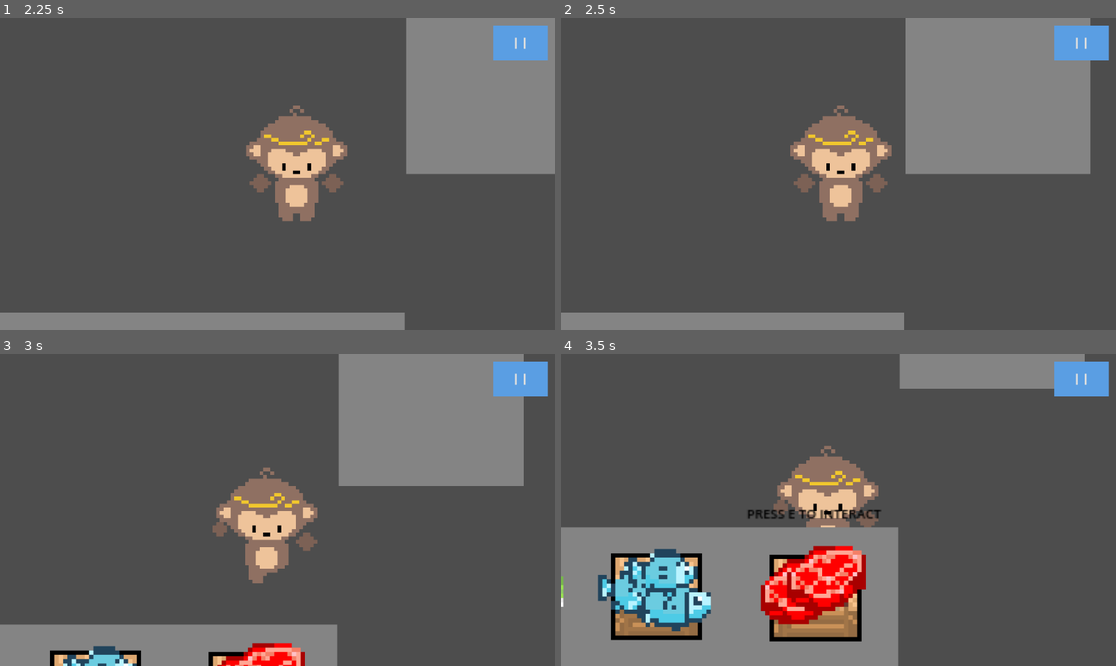
Above: before the commit, frames 1-4 (two rows, left to right).
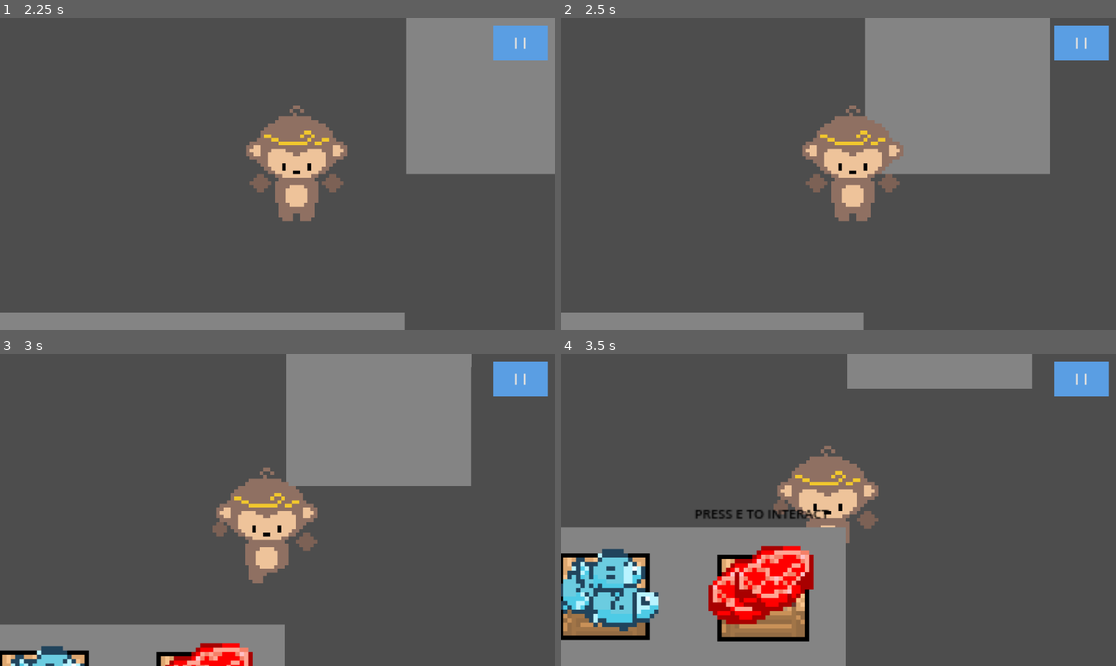
Above: after the commit, the same moments.

Repository: 127333hwy/ONYX-studio
Game: Godot game, scene res://prototype.tscn
Two runs of this game, one before a commit and one after it. Both use one fixed random seed, a clock stepped at 60 frames per second and the inputs below.
Inputs:
- Up to frame 1 (2.25 s): click "I I" at 0.5 s; click "Restart" at 1.25 s; tap Enter at 2 s; hold Right (move_right) from 2.03 s (still down); tap R (drop_item) at 2.1 s
- Up to frame 2 (2.5 s): keep holding Right (move_right); tap E (interact) at 2.3 s
- Up to frame 3 (3 s): release Right (move_right) at 2.78 s; hold Down (move_down) from 2.78 s (still down); tap E (interact) at 2.85 s
- Up to frame 4 (3.5 s): keep holding Down (move_down); tap R (drop_item) at 3.05 s

Frame 1 is identical in both runs. In frame 2, 9.1% of the frame differs, in the area x 41-96%, y 0-100%; in frame 3, 11%; in frame 4, 20%, in the area x 0-95%, y 0-100%.

Commit message:
working on stove

Diff:
--- /dev/null
+++ b/burger.tscn
@@ -0,0 +1,3 @@
+[gd_scene format=3 uid="uid://cboeifha21nvn"]
+
+[node name="Burger" type="Node2D" unique_id=1188037479]
--- a/lettuce.tscn
+++ b/lettuce.tscn
@@ -34,7 +34,6 @@
 [node name="Area2D" type="Area2D" parent="." unique_id=713520]
 
 [node name="CollisionShape2D" type="CollisionShape2D" parent="Area2D" unique_id=181180673]
-visible = false
 position = Vector2(20, -4)
 shape = SubResource("RectangleShape2D_d5cmh")
 
--- a/player.gd
+++ b/player.gd
@@ -76,34 +76,34 @@
 		print("Held item is null")
 		return
 
-	var stove = get_tree().get_first_node_in_group("stove")
-	print("Stove found:", stove)
+	var all_stoves = get_tree().get_nodes_in_group("stove")
+	var closest_stove = null
+	var min_dist = interact_range
 
-	if stove:
+	for stove in all_stoves:
 		var dist = global_position.distance_to(stove.global_position)
-		print("Distance to stove:", dist)
+		if dist < min_dist:
+			min_dist = dist
+			closest_stove = stove
 
-		if dist < interact_range:
+	if closest_stove:
 			print("Close enough → putting in stove")
-			put_in_stove(stove)
-		else:
+			put_in_stove(closest_stove)
+	else:
 			print("Too far → dropping")
 			drop_on_floor()
-	else:
-		print("No stove found → dropping")
-		drop_on_floor()
 
 func put_in_stove(stove_node):
 	if held_item == null:
 		return
-
-	print("Putting item in stove")
 
 	if stove_node.has_method("place_item"):
 		stove_node.place_item(held_item)
 
 	holding_item = false
 	held_item = null
+
+	print("Player's item has been placed")
 
 func drop_on_floor():
 	if held_item == null:
--- a/prototype.tscn
+++ b/prototype.tscn
@@ -135,8 +135,8 @@
 z_index = 1
 z_as_relative = false
 y_sort_enabled = true
-position = Vector2(80, 8)
-scale = Vector2(0.913755, 1)
+position = Vector2(178.68832, 7.9999847)
+scale = Vector2(0.7904277, 0.99999994)
 polygon = PackedVector2Array(140.08133, -8, 647.876, -8, 647.876, 424, 507.795, 424, 499.0397, 104, 140.08133, 104)
 
 [node name="CollisionPolygon2D3" type="CollisionPolygon2D" parent="kitchen/StaticBody2D" unique_id=382957101]
@@ -207,19 +207,16 @@
 
 [node name="Rice" parent="Ingredients" unique_id=1581143490 groups=["ingredient"] instance=ExtResource("2_883nb")]
 position = Vector2(173, 556)
-item_scene = ExtResource("2_883nb")
 
 [node name="Lettuce" parent="Ingredients" unique_id=1990871468 groups=["ingredient"] instance=ExtResource("6_vm637")]
 position = Vector2(256, 560)
 script = ExtResource("7_3c612")
-item_scene = ExtResource("6_vm637")
 item_name = "Ingredient"
 
 [node name="Fish" parent="Ingredients" unique_id=1924514524 groups=["ingredient"] instance=ExtResource("7_h681u")]
 visible = false
 position = Vector2(363, 563)
 script = ExtResource("7_3c612")
-item_scene = ExtResource("7_h681u")
 
 [node name="Meat" parent="Ingredients" unique_id=764689816 groups=["ingredient"] instance=ExtResource("8_67dyb")]
 position = Vector2(464, 576)
@@ -271,14 +268,14 @@
 [node name="Stoves" type="Node" parent="." unique_id=1481941916]
 
 [node name="stove" parent="Stoves" unique_id=571863013 groups=["stove"] instance=ExtResource("11_sws78")]
-position = Vector2(64, 448)
+position = Vector2(64, 414)
 
 [node name="stove2" parent="Stoves" unique_id=1920640423 groups=["stove"] instance=ExtResource("11_sws78")]
-position = Vector2(64, 320)
+position = Vector2(64, 291)
 
 [node name="stove3" parent="Stoves" unique_id=1269600267 groups=["stove"] instance=ExtResource("11_sws78")]
-position = Vector2(64, 176)
-scale = Vector2(1, 1.27273)
+position = Vector2(67, 159)
+scale = Vector2(0.933, 1.188)
 
 [node name="CanvasLayer" type="CanvasLayer" parent="." unique_id=2086889747]
 
@@ -306,5 +303,4 @@
 
 [connection signal="timeout" from="Timer" to="CustomerSpawner" method="_on_timer_timeout"]
 [connection signal="body_entered" from="KitchenDoor" to="KitchenDoor" method="_on_body_entered"]
-[connection signal="body_entered" from="Stoves/stove" to="Stoves/stove" method="_on_body_entered"]
 [connection signal="pressed" from="CanvasLayer/OpenPauseButton" to="CanvasLayer/OpenPauseButton" method="_on_pressed"]
--- /dev/null
+++ b/rice_bowl.tscn
@@ -0,0 +1,3 @@
+[gd_scene format=3 uid="uid://dpgck31arjkj3"]
+
+[node name="Ricebowl" type="Node2D" unique_id=217547991]
--- a/stove.gd
+++ b/stove.gd
@@ -1,19 +1,31 @@
 extends Area2D
+
+@export var burger_scene : PackedScene
+@export var ricebowl_scene : PackedScene
 
 var ingredients : Array = []
 var cooking : bool = false
+var player_in_range : bool = false
 
 @onready var cook_timer: Timer = $CookTimer
 
-func place_item(item):
+
+func _process(_delta):
+	if player_in_range and Input.is_action_just_pressed("interact"):
+		var player = get_tree().get_first_node_in_group("player")
+		if player and player.holding_item:
+			place_item(player)
+
+func place_item(item_to_add):
 	if cooking:
 		return
-	ingredients.append(item)
-	item.reparent(self)
-	item.position = Vector2.ZERO
+	ingredients.append(item_to_add)
+	item_to_add.reparent(self)
+	item_to_add.position = Vector2.ZERO
+
 	if ingredients.size() >= 2:
 		start_cooking()
-	print("Stove received item")
+	print("Stove detected item")
 
 func start_cooking():
 	cooking = true
@@ -29,19 +41,24 @@
 	var key = ",".join(names)
 
 	var recipes = {
-		"Meat,Rice": "RiceBowl",
-		"Lettuce,Meat": "Burger"
+		"Meat,Rice": ricebowl_scene,
+		"Lettuce,Meat": burger_scene
 	}
 	if recipes.has(key):
 		make_dish(recipes[key])
 	else:
 		burn_all()
 
-func make_dish(result_name):
-	print("Created dish:", result_name)
+func make_dish(dish_scene):
+	print("Created dish!")
 	for item in ingredients:
 		item.queue_free()
 	ingredients.clear()
+
+	var finished_dish = dish_scene.instantiate()
+	add_child(finished_dish)
+	finished_dish.position = Vector2.ZERO
+
 	cooking = false
 
 func burn_all():
@@ -54,10 +71,10 @@
 	ingredients.clear()
 	cooking = false
 
+func _on_body_entered(body):
+	if body.is_in_group("player"):
+		player_in_range = true
 
-
-func _on_cook_timer_timeout() -> void:
-	check_recipe()
-
-func _on_body_entered(body: Node2D) -> void:
-	pass # Replace with function body.
+func _on_body_exited(body):
+	if body.is_in_group("player"):
+		player_in_range = false
--- a/stove.tscn
+++ b/stove.tscn
@@ -1,9 +1,16 @@
 [gd_scene format=3 uid="uid://cf1r0pydbne0c"]
+
+[ext_resource type="Script" uid="uid://cxfgwsvp7hgf5" path="res://stove.gd" id="1_ugy6n"]
+[ext_resource type="PackedScene" uid="uid://cboeifha21nvn" path="res://burger.tscn" id="2_a3bkh"]
+[ext_resource type="PackedScene" uid="uid://dpgck31arjkj3" path="res://rice_bowl.tscn" id="3_eim6s"]
 
 [sub_resource type="RectangleShape2D" id="RectangleShape2D_5elmm"]
 size = Vector2(136, 114.5)
 
 [node name="Stove" type="Area2D" unique_id=916911720]
+script = ExtResource("1_ugy6n")
+burger_scene = ExtResource("2_a3bkh")
+ricebowl_scene = ExtResource("3_eim6s")
 
 [node name="Polygon2D" type="Polygon2D" parent="." unique_id=1047580610]
 position = Vector2(-480, -744)
@@ -18,4 +25,6 @@
 position = Vector2(20, 6.75)
 shape = SubResource("RectangleShape2D_5elmm")
 
+[connection signal="body_entered" from="." to="." method="_on_body_entered"]
+[connection signal="body_exited" from="." to="." method="_on_body_exited"]
 [connection signal="timeout" from="CookTimer" to="." method="_on_cook_timer_timeout"]
